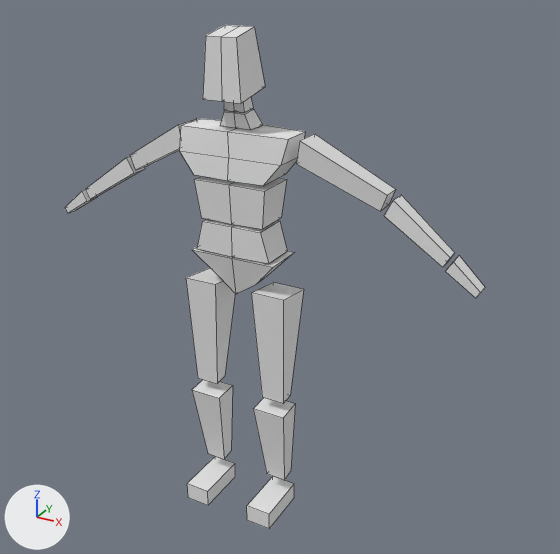
The FBX model FBX/FullArmature.fbx as it was, and as the next commit left it.
One viewpoint serves both versions: a camera (50 mm lens) standing at (1.49, -2.41, 2.29) and looking at (0.13, 0.07, 1.05). Lighting does not change. The marker at lower left points along +X, +Y and +Z. Mesh edges are drawn as thin lines. Where no turn or scale is listed for an object, it has been applied to the vertices.

In view in the first picture: 'mesh_arm_lower.l', 'mesh_arm_lower.r', 'mesh_arm_upper.l', 'mesh_arm_upper.r', 'mesh_chest', 'mesh_hand.l', 'mesh_hand.r', 'mesh_head', 'mesh_leg_lower.l', 'mesh_leg_lower.r', 'mesh_leg_upper.l', 'mesh_leg_upper.r', 'mesh_pelvis', 'mesh_spine_01', 'mesh_spine_02'.
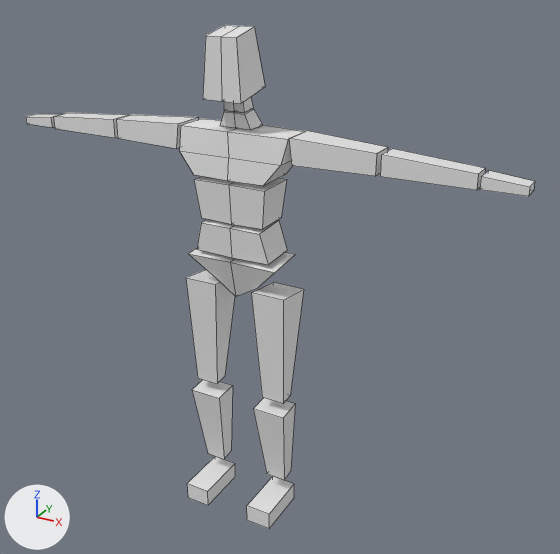
What differs and where, as boxes [x1, y1, x2, y2] in the pictures (560 x 554 px):
'mesh_arm_upper.l', deleted: before [296, 134, 396, 211]
'mesh_arm_upper.r.003', added: after [289, 131, 388, 176]
'mesh_arm_upper.r.004', added: after [380, 149, 485, 190]
'mesh_arm_upper.r', reshaped, moved, turned: before [130, 119, 196, 170]; after [116, 114, 198, 148]
'mesh_pelvis', reshaped: before [192, 247, 294, 294]; after [189, 248, 295, 297]
'mesh_arm_lower.l', deleted: before [384, 195, 455, 267]
'mesh_arm_upper.r.001', added: after [54, 113, 128, 138]
'mesh_arm_upper.r.005', added: after [480, 170, 535, 196]
'mesh_arm_lower.r', deleted: before [85, 157, 145, 199]
'mesh_hand.l', deleted: before [445, 256, 485, 298]
'mesh_arm_upper.r.002', added: after [26, 113, 60, 127]
'mesh_hand.r', deleted: before [65, 190, 96, 213]

The change, as a diff of the scene's bpy script:
```diff
--- a/FBX/FullArmature.fbx.py
+++ b/FBX/FullArmature.fbx.py
@@ me_cube_019 @@
-me_cube_019.from_pydata(...)  # 12 vertices, 11 faces; spans x -0.184..0.184, y -0.086..0.087, z 1.001..1.163
+me_cube_019.from_pydata(...)  # 12 vertices, 11 faces; spans x -0.195..0.195, y -0.096..0.074, z 0.989..1.162
+# me_cube_019 part 2: 12 of 12 vertices moved; they spanned x -0.184..0.184, y -0.086..0.087, z 1.001..1.163 and now span x -0.195..0.195, y -0.096..0.074, z 0.989..1.162; mean shift (0.0, -0.007, -0.008); largest move (-0.184, -0.086, 1.163) -> (-0.195, -0.096, 1.147)
@@ me_cube_003 @@
-me_cube_003.from_pydata(...)  # 8 vertices, 6 faces; spans x -0.567..-0.246, y -0.03..0.126, z 1.403..1.639
+me_cube_003.from_pydata(...)  # 8 vertices, 6 faces; spans x -0.556..-0.239, y -0.067..0.067, z 1.554..1.649
+# me_cube_003 part 1: the whole mesh is rebuilt
@@ me_cube_021_1 @@
+me_cube_021_1.from_pydata([(-1.054, -0.032, 1.589), (-1.054, -0.032, 1.558), (-1.054, 0.037, 1.589), (-1.054, 0.037, 1.558), (-0.902, -0.037, 1.601), (-0.902, -0.037, 1.558), (-0.902, 0.046, 1.601), (-0.902, 0.046, 1.558)], [], [(0, 2, 3, 1), (2, 6, 7, 3), (6, 4, 5, 7), (4, 0, 1, 5), (2, 0, 4, 6), (7, 5, 1, 3)])
@@ me_cube_023_1 @@
+me_cube_023_1.from_pydata([(-0.891, -0.032, 1.607), (-0.891, -0.032, 1.555), (-0.891, 0.049, 1.607), (-0.891, 0.049, 1.555), (-0.565, -0.038, 1.629), (-0.565, -0.038, 1.554), (-0.565, 0.059, 1.629), (-0.565, 0.059, 1.554)], [], [(0, 2, 3, 1), (2, 6, 7, 3), (6, 4, 5, 7), (4, 0, 1, 5), (2, 0, 4, 6), (7, 5, 1, 3)])
@@ me_cube_020_1 @@
+me_cube_020_1.from_pydata([(-0.89, -0.032, 1.607), (-0.89, -0.032, 1.555), (-0.89, 0.05, 1.607), (-0.89, 0.05, 1.555), (-0.564, -0.037, 1.629), (-0.564, -0.037, 1.555), (-0.564, 0.059, 1.629), (-0.564, 0.059, 1.555)], [], [(0, 2, 3, 1), (2, 6, 7, 3), (6, 4, 5, 7), (4, 0, 1, 5), (2, 0, 4, 6), (7, 5, 1, 3)])
@@ me_cube_022_1 @@
+me_cube_022_1.from_pydata([(-0.556, -0.04, 1.632), (-0.556, -0.04, 1.554), (-0.556, 0.059, 1.632), (-0.556, 0.059, 1.554), (-0.239, -0.067, 1.649), (-0.251, -0.067, 1.554), (-0.239, 0.067, 1.649), (-0.251, 0.067, 1.554)], [], [(0, 2, 3, 1), (2, 6, 7, 3), (6, 4, 5, 7), (4, 0, 1, 5), (2, 0, 4, 6), (7, 5, 1, 3)])
@@ ob_mesh_arm_lower_l @@
-ob_mesh_arm_lower_l = bpy.data.objects.new('mesh_arm_lower.l', me_cube_017)
@@ ob_mesh_arm_lower_r @@
-ob_mesh_arm_lower_r = bpy.data.objects.new('mesh_arm_lower.r', me_cube_004)
@@ ob_mesh_hand_l @@
-ob_mesh_hand_l = bpy.data.objects.new('mesh_hand.l', me_cube_018)
@@ ob_mesh_arm_upper_l @@
-ob_mesh_arm_upper_l = bpy.data.objects.new('mesh_arm_upper.l', me_cube_016)
@@ ob_mesh_arm_upper_r @@
 ob_mesh_arm_upper_r = bpy.data.objects.new('mesh_arm_upper.r', me_cube_003)
-ob_mesh_arm_upper_r.location = (0.0, 0.0, 0.0)
+ob_mesh_arm_upper_r.location = (0.014, 0.002, 0.004)
+ob_mesh_arm_upper_r.rotation_euler = (-0.000365, -0.00672, 0.0049)  # degrees (0, -0.4, 0.3)
@@ ob_mesh_hand_r @@
-ob_mesh_hand_r = bpy.data.objects.new('mesh_hand.r', me_cube_005)
@@ ob_mesh_arm_upper_r_002 @@
+ob_mesh_arm_upper_r_002 = bpy.data.objects.new('mesh_arm_upper.r.002', me_cube_021_1)
+ob_mesh_arm_upper_r_002.location = (-0.004, 0.0, 0.0)
@@ ob_mesh_arm_upper_r_005 @@
+ob_mesh_arm_upper_r_005 = bpy.data.objects.new('mesh_arm_upper.r.005', me_cube_021_1.copy())
+ob_mesh_arm_upper_r_005.location = (0.004, 0.0, 0.0)
+ob_mesh_arm_upper_r_005.rotation_euler = (-3.142, 0.0, 0.0)  # degrees (-180, 0, 0)
+ob_mesh_arm_upper_r_005.scale = (-1.0, -1.0, -1.0)
@@ ob_mesh_arm_upper_r_004 @@
+ob_mesh_arm_upper_r_004 = bpy.data.objects.new('mesh_arm_upper.r.004', me_cube_023_1)
+ob_mesh_arm_upper_r_004.location = (0.005, 0.0, -0.001)
+ob_mesh_arm_upper_r_004.rotation_euler = (3.142, -0.000722, 0.000505)  # degrees (180, 0, 0)
+ob_mesh_arm_upper_r_004.scale = (-1.0, -1.0, -1.0)
@@ ob_mesh_arm_upper_r_001 @@
+ob_mesh_arm_upper_r_001 = bpy.data.objects.new('mesh_arm_upper.r.001', me_cube_020_1)
+ob_mesh_arm_upper_r_001.location = (-0.005, 0.0, -0.001)
@@ ob_mesh_arm_upper_r_003 @@
+ob_mesh_arm_upper_r_003 = bpy.data.objects.new('mesh_arm_upper.r.003', me_cube_022_1)
+ob_mesh_arm_upper_r_003.location = (-0.014, 0.002, 0.004)
+ob_mesh_arm_upper_r_003.rotation_euler = (3.141, 0.00672, -0.0049)  # degrees (180, 0.4, -0.3)
+ob_mesh_arm_upper_r_003.scale = (-1.0, -1.0, -1.0)
```
